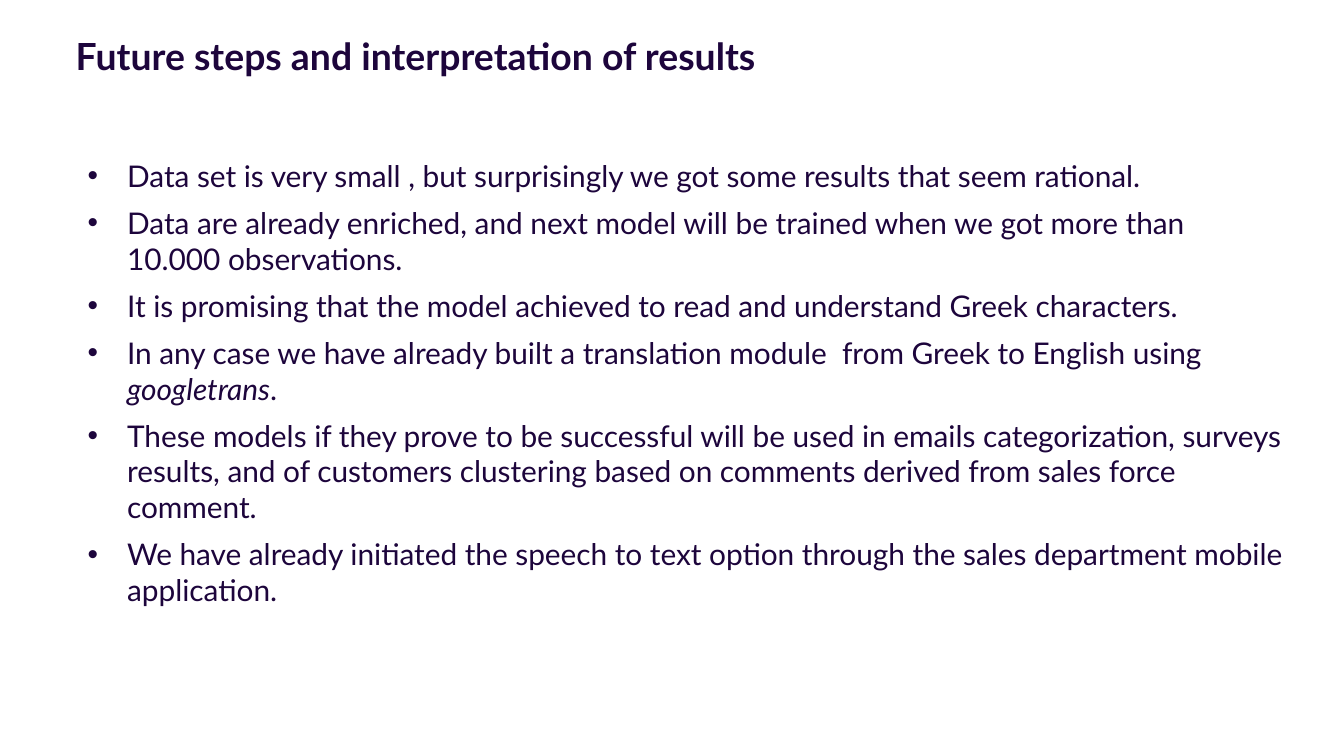
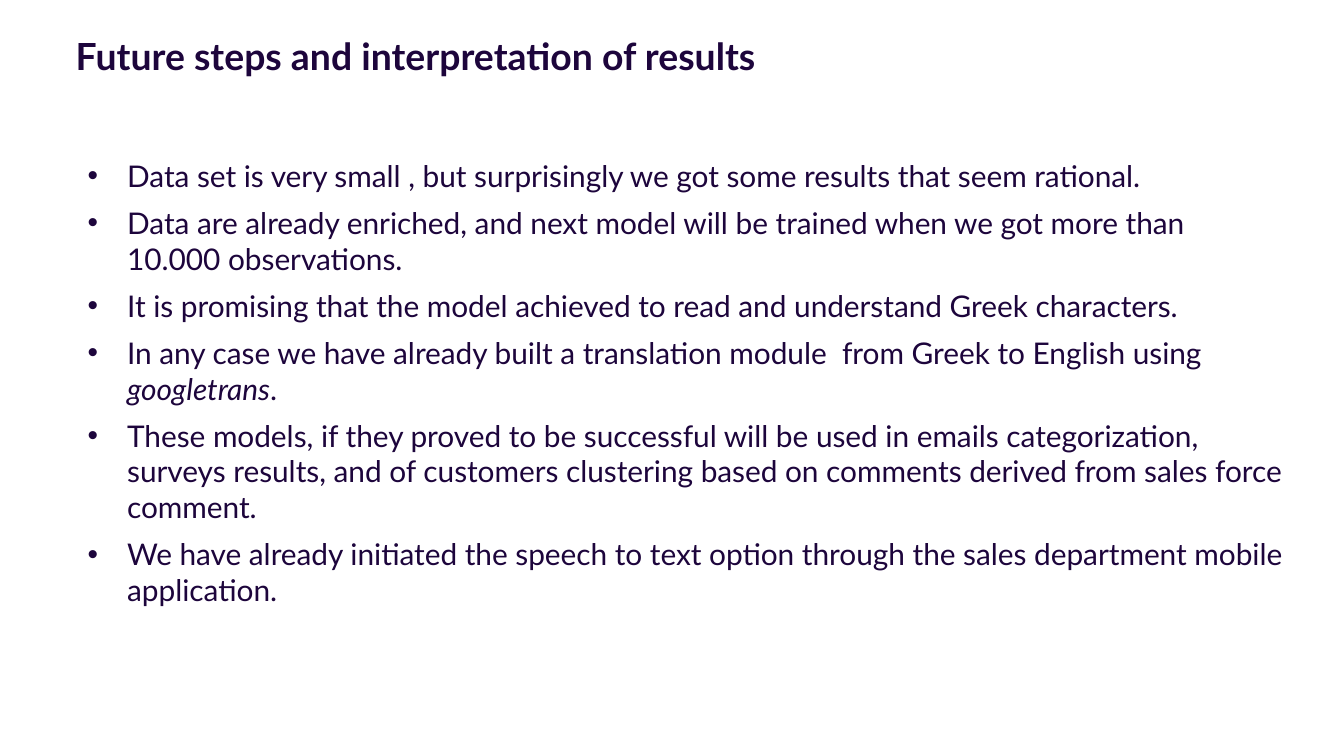
Before and after one commit to s610917/ProjectML, a slide deck: slide 23 of ML project presentation_opposites_DM.pptx. Drawn at 1344x756 pixels with LibreOffice and Linux fonts; fonts in the diff are those of the drawing; background and template pictures are left out. Boxes give left, top, right and bottom in pixels: in the first picture for what was removed or moved away, otherwise in the second. Text is boxed around its words. In the diff, an @@ line names an element or a change of style, - is before the commit and + after.

```diff
--- a/ML project presentation_opposites_DM.pptx
+++ b/ML project presentation_opposites_DM.pptx
@@ text at (127,425,1282,519): text changed @@
-• These models if they prove to be successful will be used in emails categorization, surveys results, and of customers clustering based on comments derived from sales force comment.
+• These models, if they proved to be successful will be used in emails categorization, surveys results, and of customers clustering based on comments derived from sales force comment.
```
Also in this commit, not shown: 3 other slides changed.
